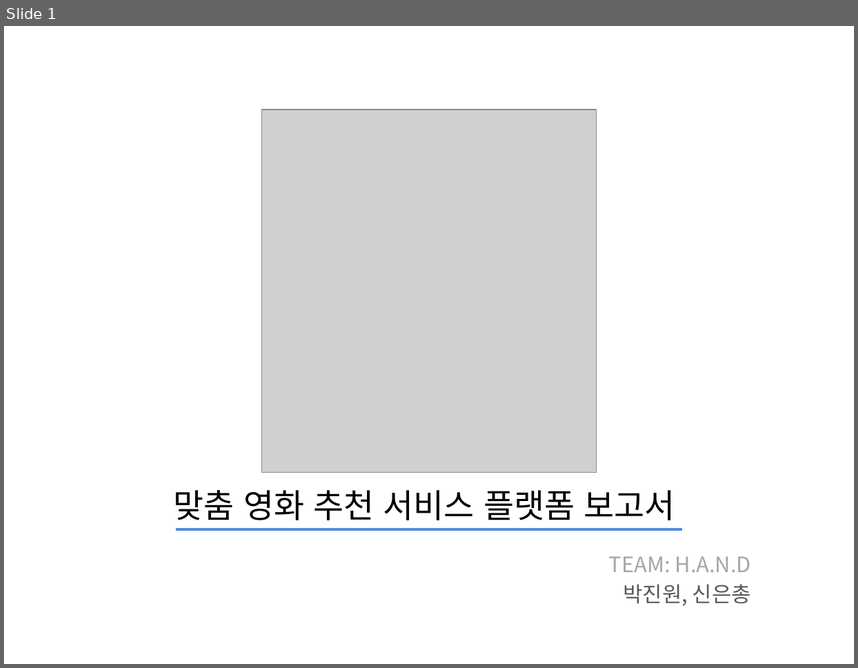
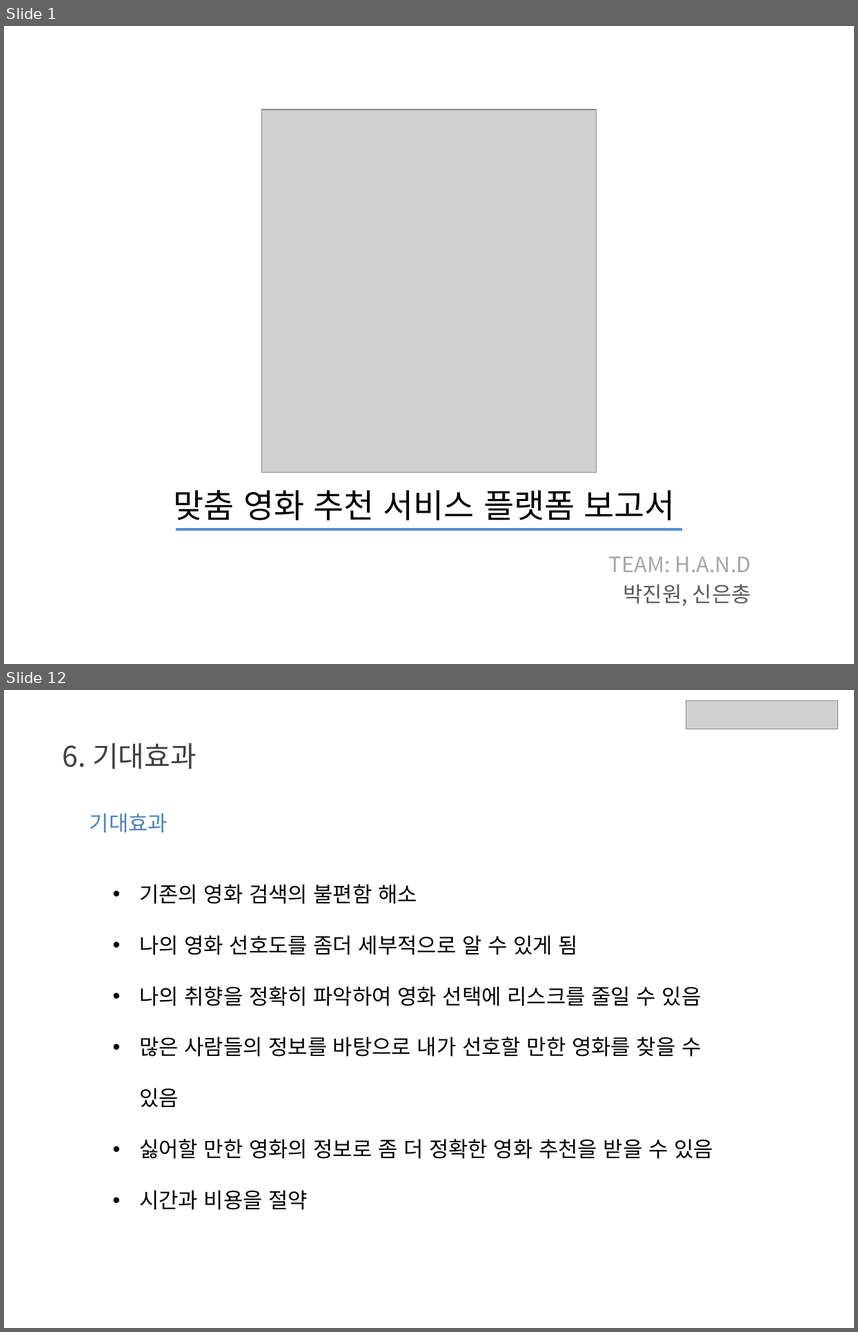
Before and after one commit to chongs02/final_project, a slide deck: DataScience/Documents/결과보고서.pptx. Shown one above the other, each under a label of ours: slide 1 before the commit, slides 1 and 12 after it; the slides between them are not shown. The pictures are 858x668 and 858x1332 pixels, drawn with LibreOffice and Linux fonts; fonts in the diff are those of the drawing; grey boxes stand for pictures. Boxes give left, top, right and bottom in pixels: in the first picture for what was removed or moved away, otherwise in the second. Text is boxed around its words. In the diff, an @@ line names an element or a change of style, - is before the commit and + after.

```diff
--- a/DataScience/Documents/결과보고서.pptx
+++ b/DataScience/Documents/결과보고서.pptx
@@ slide 12 added at <box>4,690,854,1328</box>, background #FFFFFF @@
@@ picture added at <box>686,701,838,729</box> @@
@@ text added at <box>63,743,197,769</box>, 24 pt, text #404040 @@
+6. 기대효과
@@ text added at <box>90,813,168,833</box>, 18 pt, text #4F81BD @@
+기대효과
@@ text added at <box>139,884,713,1159</box>, 18 pt, text #000000 @@
+• 기존의 영화 검색의 불편함 해소
+• 나의 영화 선호도를 좀더 세부적으로 알 수 있게 됨
+• 나의 취향을 정확히 파악하여 영화 선택에 리스크를 줄일 수 있음
+• 많은 사람들의 정보를 바탕으로 내가 선호할 만한 영화를 찾을 수 있음
+• 싫어할 만한 영화의 정보로 좀 더 정확한 영화 추천을 받을 수 있음
+• 시간과 비용을 절약
```
Also in this commit, not shown: 3 slides changed, 8 other slides added, 29 slides removed, 15 other files.
